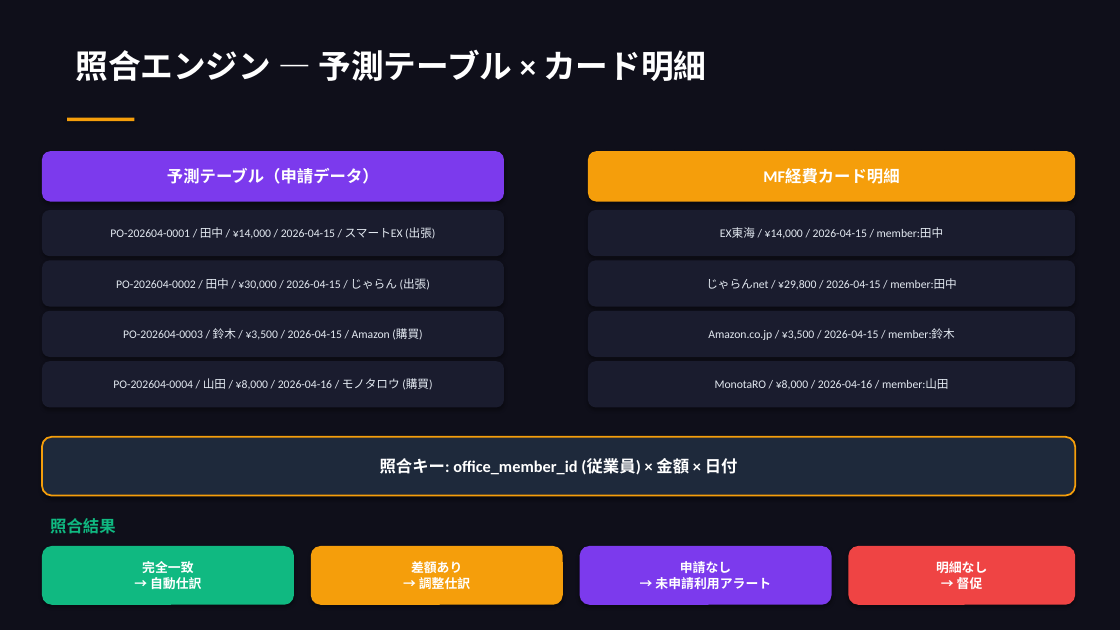
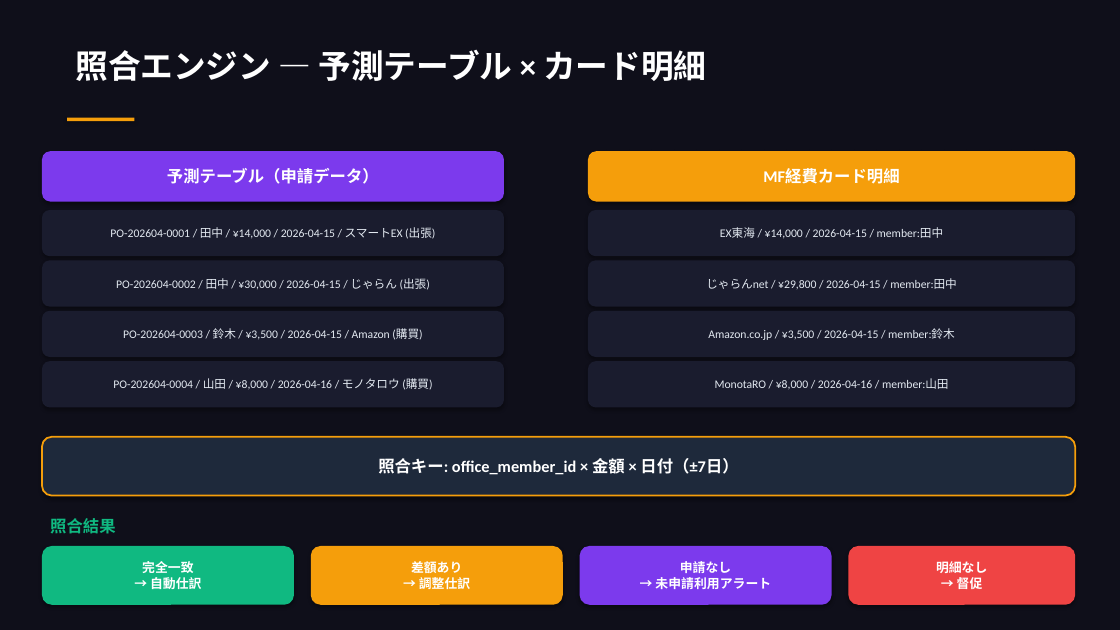
Before and after one commit to takeshiizawa123/next-procurement-poc, a slide deck: slide 12 of docs/workflow-design-b-route.pptx. Drawn at 1120x630 pixels with LibreOffice and Linux fonts; fonts in the diff are those of the drawing. Boxes give left, top, right and bottom in pixels: in the first picture for what was removed or moved away, otherwise in the second. Text is boxed around its words. In the diff, an @@ line names an element or a change of style, - is before the commit and + after.

```diff
--- a/docs/workflow-design-b-route.pptx
+++ b/docs/workflow-design-b-route.pptx
@@ text in rounded rectangle at (x1=378, y1=458, x2=738, y2=475): text changed @@
-照合キー: office_member_id (従業員) × 金額 × 日付
+照合キー: office_member_id × 金額 × 日付（±7日）
```
Also in this commit, not shown: 3 other slides changed, 4 other files.
